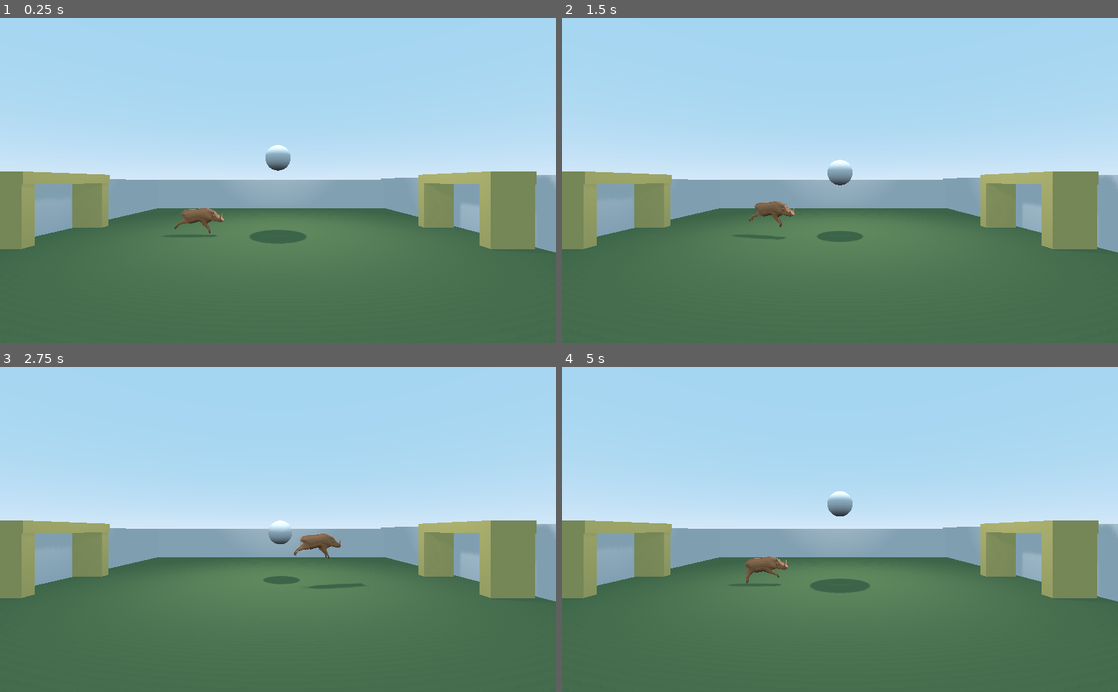
Above: before the commit, frames 1-4 (two rows, left to right).
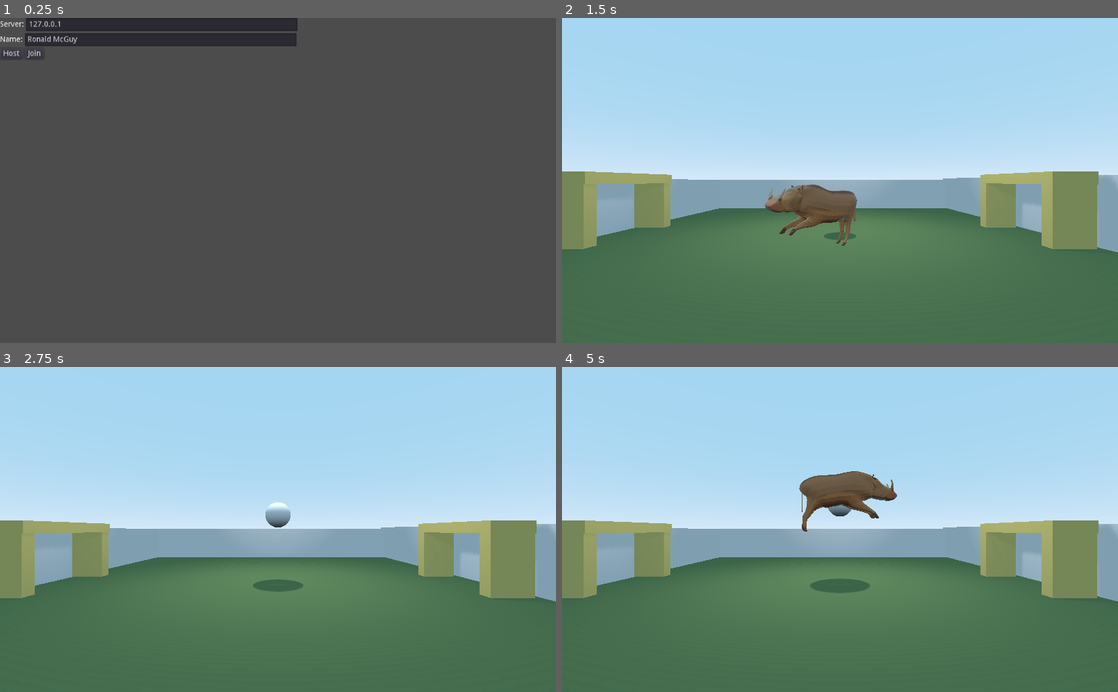
Above: after the commit, the same moments.

Repository: urodelagames/warthoggles
Game: Godot game, scene res://Scenes/Lobby.tscn
The game is run twice, just before and just after one commit, with the same random seed, the same clock (stepped at 60 frames per second) and the same inputs. Before the commit the project starts from res://Scenes/World.tscn.
Inputs (mouse positions are in pixels of both pictures, inside the frame that each line leads up to):
- Up to frame 1 (0.25 s): no input
- Up to frame 2 (1.5 s): click (573, 53) at 0.5 s, where only the run after the commit has a clickable "Host"; move the mouse to (867, 180) at 1.27 s; hold W (move_forward) from 1.28 s (still down); tap Space (jump) at 1.35 s
- Up to frame 3 (2.75 s): keep holding W (move_forward); tap Space (jump) at 1.52, 1.82, 2.27, 2.3, 2.57 s; move the mouse to (250, 529) at 2.02 s; right-click (250, 529) at 2.1 s
- Up to frame 4 (5 s): keep holding W (move_forward); move the mouse to (851, 523) at 2.77 s; hold Shift (sprint) 2.78-3.53 s; tap Space (jump) at 3.05, 3.6, 3.77, 4.07, 4.52, 4.55, 4.82 s; move the mouse to (834, 536) at 3.52 s; move the mouse to (878, 532) at 4.27 s; hold Right mouse button (change_camera) from 4.28 s (still down); tap 0 (reload) at 4.9 s

The runs differ from the first frame. In frame 1, 99% of the frame differs, in the area x 0-100%, y 0-100%; in frame 2, 2.2%; in frame 3, 1.0%; in frame 4, 2.0%.

Commit message:
Networking works.

Diff:
--- a/Scenes/World.tscn
+++ b/Scenes/World.tscn
@@ -1,6 +1,5 @@
-[gd_scene load_steps=18 format=2]
-
-[ext_resource path="res://Scenes/Warthog.tscn" type="PackedScene" id=1]
+[gd_scene load_steps=17 format=2]
+
 [ext_resource path="res://Scripts/World.gd" type="Script" id=2]
 [ext_resource path="res://Scripts/Goal.gd" type="Script" id=3]
 [ext_resource path="res://Scripts/PlayerCamera.gd" type="Script" id=4]
@@ -251,14 +250,8 @@
 transform = Transform( -1, 0, 3.25841e-07, 0, 1, 0, -3.25841e-07, 0, -1, 0, 5.39005, -18.3839 )
 current = true
 script = ExtResource( 4 )
-player_node = NodePath("../Warthog2")
-
-[node name="Warthog2" parent="." instance=ExtResource( 1 )]
-transform = Transform( 1, 0, 0, 0, 1, 0, 0, 0, 1, 6.07874, 2, 0 )
-
-[node name="Orbit" type="Spatial" parent="Warthog2"]
-
-[node name="Follow" type="Spatial" parent="Warthog2"]
-transform = Transform( -1.50037e-07, -0.389751, 0.92092, -6.34985e-08, 0.92092, 0.389751, -1, 2.84217e-14, -1.62921e-07, 3.67916, 3.32076, 0.397014 )
+
+[node name="Spawn" type="Position3D" parent="."]
+transform = Transform( 1, 0, 0, 0, 1, 0, 0, 0, 1, 0, 6.52156, -10.2635 )
 [connection signal="body_entered" from="Goal" to="Goal" method="_on_Goal_body_entered"]
 [connection signal="body_entered" from="Goal2" to="Goal2" method="_on_Goal_body_entered"]
--- a/Scripts/Network.gd
+++ b/Scripts/Network.gd
@@ -8,7 +8,7 @@
 const SERVER_ID = 1
 
 var players = {}
-var data = {name = '', position = Vector2(0,0)}
+var my_data = {'name': '', 'transform':Transform(Vector3.ZERO, Vector3.ZERO, Vector3.ZERO, Vector3.ZERO)}
 var network_connection_type = ''
 var ip = null
 
@@ -25,7 +25,7 @@
 	# Network signals.
 	get_tree().connect('network_peer_disconnected', self, '_on_player_disconnected')
 	get_tree().connect('network_peer_connected', self, '_on_player_connected')
-	get_tree().connect('connected_to_server', self, '_connected_to_server')
+	get_tree().connect('connected_to_server', self, '_on_connected_to_server')
 
 	# Get arguments to check if this is the server before the server runs.
 	var args = parse_os_args()
@@ -36,16 +36,16 @@
 
 # You're the server host and you create a server.
 func create_server(name):
-	data.name = name
+	my_data['name'] = name
 	var peer = NetworkedMultiplayerENet.new()
 	peer.create_server(DEFAULT_PORT, DEFAULT_MAX_PLAYERS)
 	get_tree().set_network_peer(peer)
 
-	players[SERVER_ID] = data
+	players[SERVER_ID] = my_data
 
 # Called when local player clicks "join".
 func connect_to_server(player_nickname):
-	data.name = player_nickname
+	my_data['name'] = player_nickname
 	var peer = NetworkedMultiplayerENet.new()
 
 	if ip:
@@ -55,11 +55,11 @@
 
 	get_tree().set_network_peer(peer)
 
-# Called when a client successfully connects to the server.
-func _connected_to_server():
-	var player_id = get_tree().get_network_unique_id()
-	players[player_id] = data
-	rpc('create_player', player_id, data) # Send all other clients (including server) to create this player on their screens.
+# Called when this client/player successfully connects to the server.
+func _on_connected_to_server():
+	var my_player_id = get_tree().get_network_unique_id()
+	players[my_player_id] = my_data
+	rpc('create_player', my_player_id, my_data) # Send all other clients (including server) to create this player on their screens.
 
 func _on_player_disconnected(id):
 	players.erase(id)
@@ -85,8 +85,11 @@
 	players[player_id] = data
 	var new_player = load('res://Scenes/Warthog.tscn').instance()
 	new_player.name = str(player_id)
+	print('create_player: ', str(player_id))
 	new_player.set_network_master(player_id) # Tell this puppet player that it's being controlled by some other peer.
-	get_node('/root/World/').add_child(new_player)
+	get_node('/root/World/Spawn').add_child(new_player)
+#	add_child(new_player)
+#	new_player.transform = data['transform']
 #	new_player.init(data['name'], data['position'])
 
 # func update_position(id, position):
--- a/Scripts/Warthog.gd
+++ b/Scripts/Warthog.gd
@@ -16,10 +16,14 @@
 var fall = Vector3()
 onready var animation_player = get_node("WarthogModel/AnimationPlayer")
 
+puppet var puppet_position = null
+
 func _ready():
 	animation_player.get_animation('ArmatureAction').set_loop(true)
 	animation_player.play("ArmatureAction")
-	Input.set_mouse_mode(Input.MOUSE_MODE_CAPTURED)
+	Input.set_mouse_mode(Input.MOUSE_MODE_VISIBLE)
+
+	set_process_input(is_network_master())
 
 func set_color(new_color: Color) -> void:
 	$Armature/Skeleton/Plane.get_surface_material(0).albedo_color = new_color
@@ -50,27 +54,34 @@
 		$Orbit.add_child(player_camera)
 
 func _physics_process(delta):
-	direction = Vector3()
+	if is_network_master():
+		direction = Vector3()
 
-	move_and_slide(fall, Vector3.UP)
+		move_and_slide(fall, Vector3.UP)
 
-	if not is_on_floor():
-		fall.y -= gravity
+		if not is_on_floor():
+			fall.y -= gravity
 
-	if Input.is_action_just_pressed("jump") and is_on_floor():
-		fall.y = jump
-	if Input.is_action_pressed("move_forward"):
-		direction -= transform.basis.x
-	elif Input.is_action_pressed("move_backward"):
-		direction += transform.basis.x
-	if Input.is_action_pressed("move_left"):
-		direction += transform.basis.z
-	elif Input.is_action_pressed("move_right"):
-		direction -= transform.basis.z
+		if Input.is_action_just_pressed("jump") and is_on_floor():
+			fall.y = jump
+		if Input.is_action_pressed("move_forward"):
+			direction -= transform.basis.x
+		elif Input.is_action_pressed("move_backward"):
+			direction += transform.basis.x
+		if Input.is_action_pressed("move_left"):
+			direction += transform.basis.z
+		elif Input.is_action_pressed("move_right"):
+			direction -= transform.basis.z
 
-	direction = direction.normalized()
-	velocity = velocity.linear_interpolate(direction * speed, acceleration * delta)
-	velocity = move_and_slide(velocity, Vector3.UP)
+		direction = direction.normalized()
+		velocity = velocity.linear_interpolate(direction * speed, acceleration * delta)
+		velocity = move_and_slide(velocity, Vector3.UP)
+
+		# Change the transform of this node on all peers.
+		rset_unreliable('puppet_position', transform.origin)
+	else:
+		if puppet_position != null:
+			transform.origin = puppet_position
 
 func _on_SprintTimer_timeout():
 	sprinting = false
--- a/Scripts/World.gd
+++ b/Scripts/World.gd
@@ -1,20 +1,25 @@
 extends Spatial
 
-
-# Declare member variables here. Examples:
-# var a = 2
-# var b = "text"
-
+const PLAYER_SCENE_PATH = 'res://Scenes/Warthog.tscn'
 
 # Called when the node enters the scene tree for the first time.
 func _ready():
 	set_process_input(true)
+
+	add_player()
 
 func _input(event):
 	if event.is_action_pressed("reload"):
 		get_tree().reload_current_scene()
 
 
+func add_player():
+	var player = preload(PLAYER_SCENE_PATH).instance()
+	var player_id = get_tree().get_network_unique_id()
+	player.name = str(player_id)
+	player.set_network_master(player_id)
+	$Spawn.add_child(player)
+
 # Called every frame. 'delta' is the elapsed time since the previous frame.
 #func _process(delta):
 #	pass
--- a/project.godot
+++ b/project.godot
@@ -16,7 +16,7 @@
 [application]
 
 config/name="Warthoggles"
-run/main_scene="res://Scenes/World.tscn"
+run/main_scene="res://Scenes/Lobby.tscn"
 config/icon="res://icon.png"
 
 [autoload]
Not shown, changed: Exports/Warthoggles.pck
